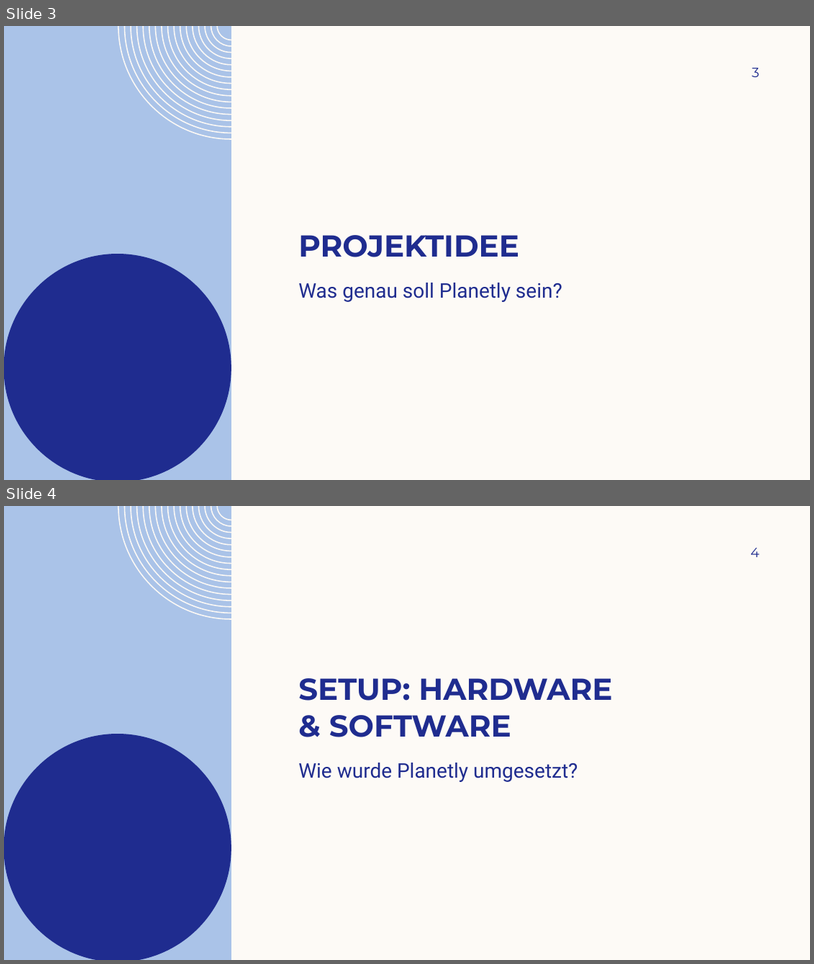
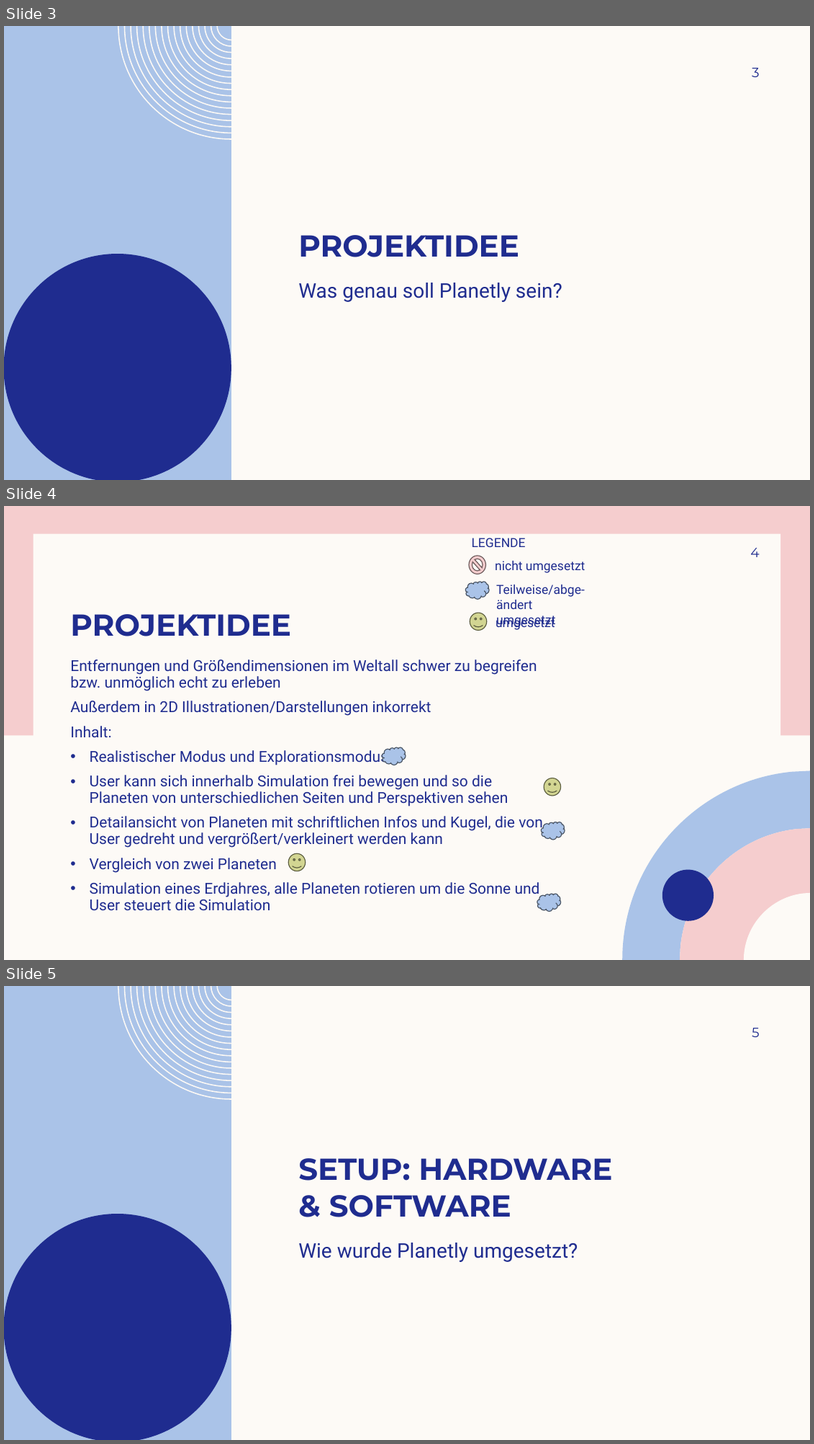
Before and after one commit to daisiedjulietse25/mr-endprojekt-Pospischek-2026-10-18_02-25-46, a slide deck: Praesentation.pptx. Shown one above the other, each under a label of ours: slides 3 and 4 before the commit, slides 3, 4 and 5 after it. The pictures are 814x964 and 814x1444 pixels, drawn with LibreOffice and Linux fonts; fonts in the diff are those of the drawing; background and template pictures are left out. Boxes give left, top, right and bottom in pixels: in the first picture for what was removed or moved away, otherwise in the second. Text is boxed around its words. In the diff, an @@ line names an element or a change of style, - is before the commit and + after.

```diff
--- a/Praesentation.pptx
+++ b/Praesentation.pptx
@@ slide 4 added at [4,506,810,960], background #FDFAF6 @@
@@ rectangle added at [4,506,810,735], fill #F5CDCE @@
@@ rectangle added at [33,534,781,932], fill #FDFAF6 @@
@@ text added at [472,538,526,547], 15 pt, text #1F2C8F @@
+LEGENDE
@@ page number added at [751,548,759,557], 16 pt, text #1F2C8F @@
+4
@@ no-entry sign added at [469,556,486,574], fill #F5CDCE, outline #6B5A5A 1 pt @@
@@ text added at [495,561,585,573], 15 pt, text #1F2C8F @@
+nicht umgesetzt
@@ cloud added at [466,582,489,599], fill #AAC3E8, outline #4B5566 1 pt @@
@@ text added at [496,584,585,630], 15 pt, text #1F2C8F @@
+Teilweise/abge-ändert umgesetzt
@@ smiley face added at [471,613,487,630], fill #D2D592, outline #5C5D40 1 pt @@
@@ title added at [70,614,291,636], 36 pt, text #1F2C8F, bold @@
+PROJEKTIDEE
@@ text added at [496,615,556,628], 15 pt, text #1F2C8F @@
+umgesetzt
@@ text added at [70,659,543,911], 18 pt, text #1F2C8F @@
+Entfernungen und Größendimensionen im Weltall schwer zu begreifen bzw. unmöglich echt zu erleben
+Außerdem in 2D Illustrationen/Darstellungen inkorrekt
+Inhalt:
+• Realistischer Modus und Explorationsmodus
+• User kann sich innerhalb Simulation frei bewegen und so die Planeten von unterschiedlichen Seiten und Perspektiven sehen
+• Detailansicht von Planeten mit schriftlichen Infos und Kugel, die von User gedreht und vergrößert/verkleinert werden kann
+• Vergleich von zwei Planeten
+• Simulation eines Erdjahres, alle Planeten rotieren um die Sonne und User steuert die Simulation
@@ cloud added at [382,747,406,765], fill #AAC3E8, outline #4B5566 1 pt @@
@@ smiley face added at [544,777,561,795], fill #D2D592, outline #5C5D40 1 pt @@
@@ cloud added at [541,822,565,839], fill #AAC3E8, outline #4B5566 1 pt @@
@@ smiley face added at [288,853,305,871], fill #D2D592, outline #5C5D40 1 pt @@
@@ group added at [623,770,810,960]: 4 freeform shapes @@
@@ cloud added at [538,893,561,911], fill #AAC3E8, outline #4B5566 1 pt @@
@@ what was slide 4 is now slide 5 @@
@@ page number at [752,1028,760,1037]: text changed @@
-4
+5
```
Also in this commit, not shown: 3 slides changed, 8 other slides added, 7 slides removed, 3 other files.
